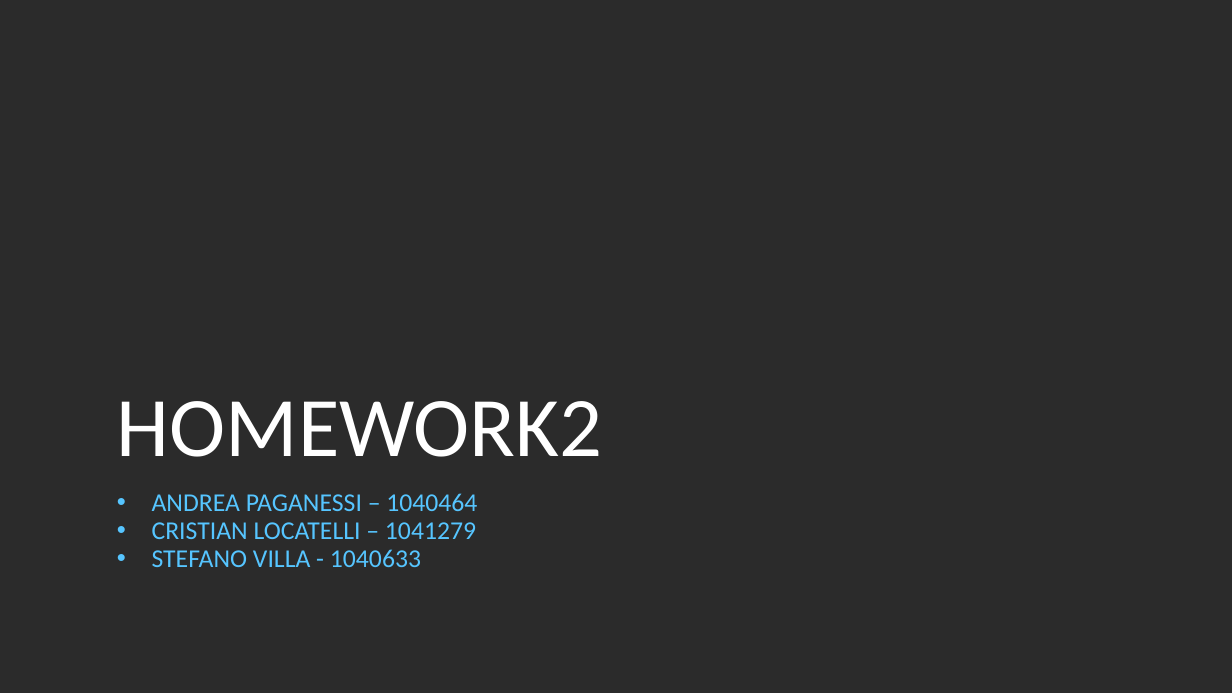
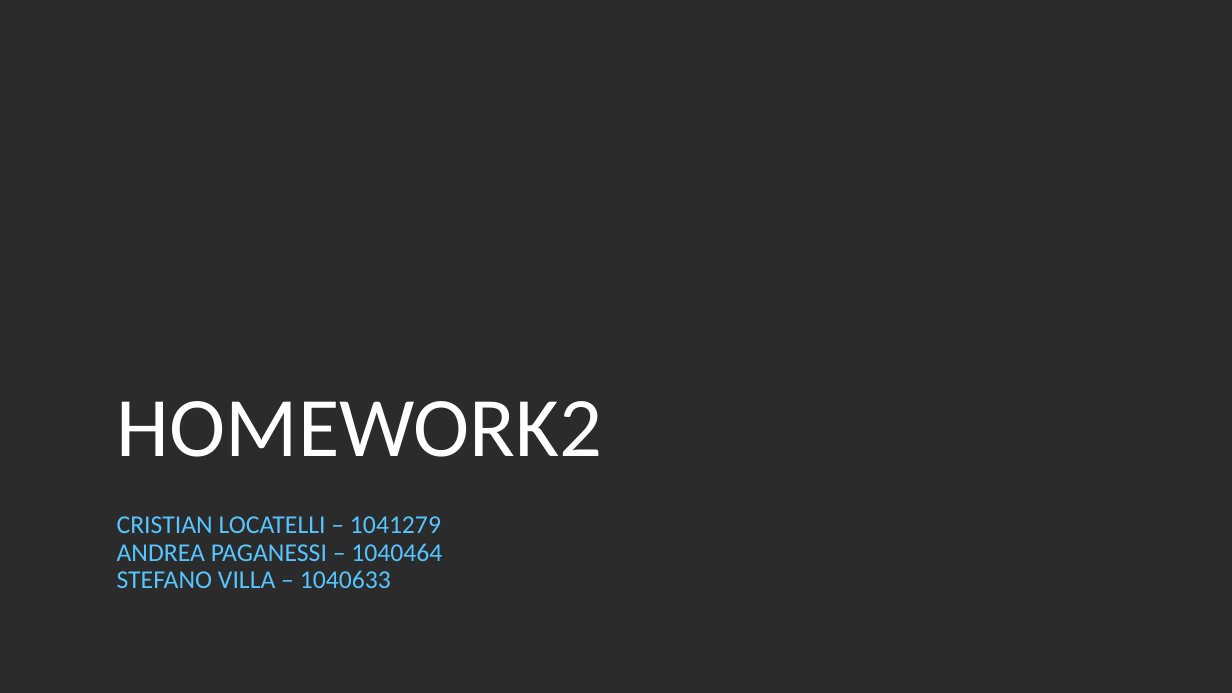
Before and after one commit to stefanovilla96/TCM_Laboratorio, a slide deck: slide 1 of Homework2/Homework2.ppt. Drawn at 1232x693 pixels with LibreOffice and Linux fonts; fonts in the diff are those of the drawing; background and template pictures are left out; a plain dark background stands for a picture behind light text. Boxes give left, top, right and bottom in pixels: in the first picture for what was removed or moved away, otherwise in the second. Text is boxed around its words. In the diff, an @@ line names an element or a change of style, - is before the commit and + after.

Commit message:
powerpoint homework 2 layout

```diff
--- a/Homework2/Homework2.ppt
+++ b/Homework2/Homework2.ppt
@@ subtitle "CRISTIAN LOCATELLI – 1041279": place and size @@
-subtitle "CRISTIAN LOCATELLI – 1041279" at (152, 493, 477, 567)
+subtitle "CRISTIAN LOCATELLI – 1041279" at (117, 516, 442, 588)
@@ subtitle at (117, 516, 441, 533): paragraph added @@
+CRISTIAN LOCATELLI – 1041279
@@ subtitle at (117, 543, 442, 561): bullet • to none @@
@@ subtitle at (117, 570, 391, 588): text changed @@
-• CRISTIAN LOCATELLI – 1041279
-• STEFANO VILLA - 1040633
+STEFANO VILLA – 1040633
```
Also in this commit, not shown: 4 slides added, 10 slides removed.
